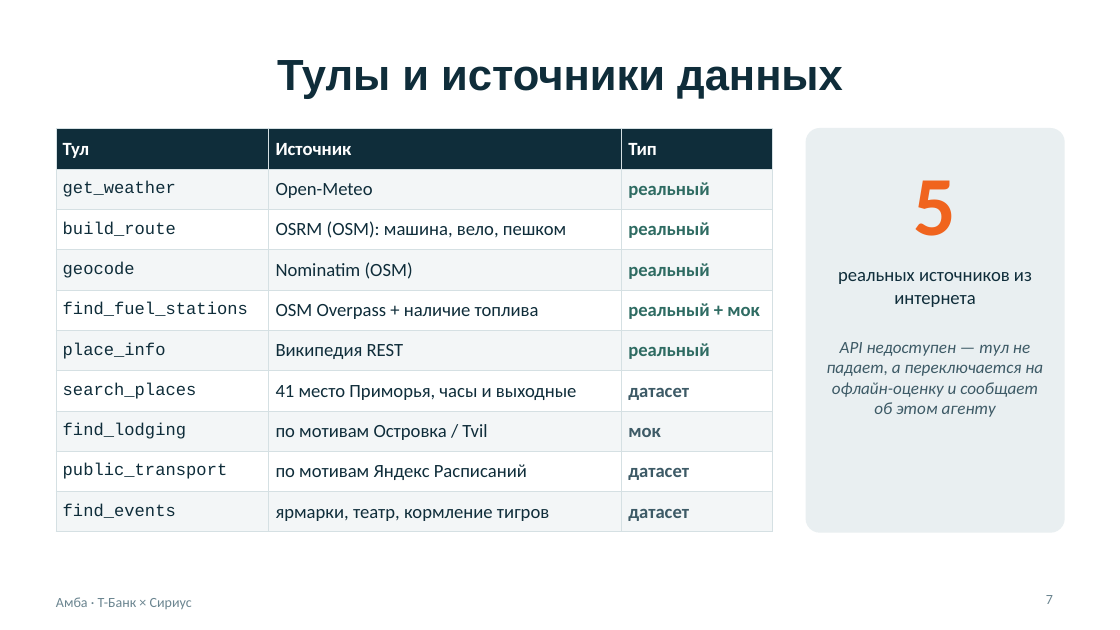
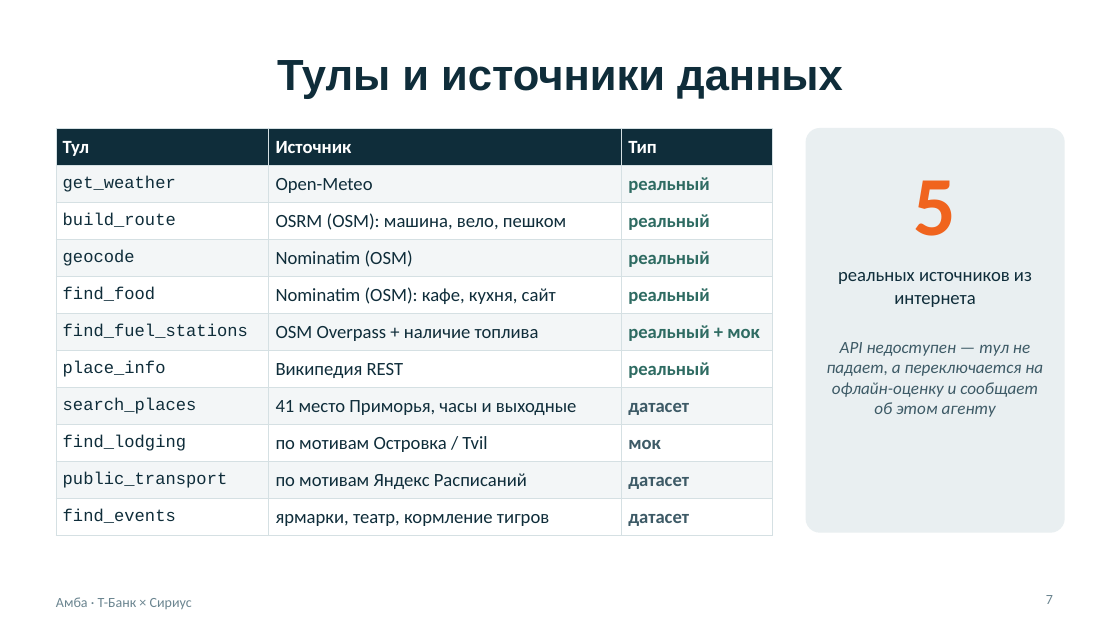
Before and after one commit to BessolitsinGleb/AI-ta, a slide deck: slide 7 of presentation/Amba_Travel_AI.pptx. Drawn at 1120x630 pixels with LibreOffice and Linux fonts; fonts in the diff are those of the drawing. Boxes give left, top, right and bottom in pixels: in the first picture for what was removed or moved away, otherwise in the second. Text is boxed around its words. In the diff, an @@ line names an element or a change of style, - is before the commit and + after.

```diff
--- a/presentation/Amba_Travel_AI.pptx
+++ b/presentation/Amba_Travel_AI.pptx
@@ table at <box>56,129,773,530</box> @@
+row 5: find_food | Nominatim (OSM): кафе, кухня, сайт | реальный
```
Also in this commit, not shown: 2 other slides changed, 36 other files.
